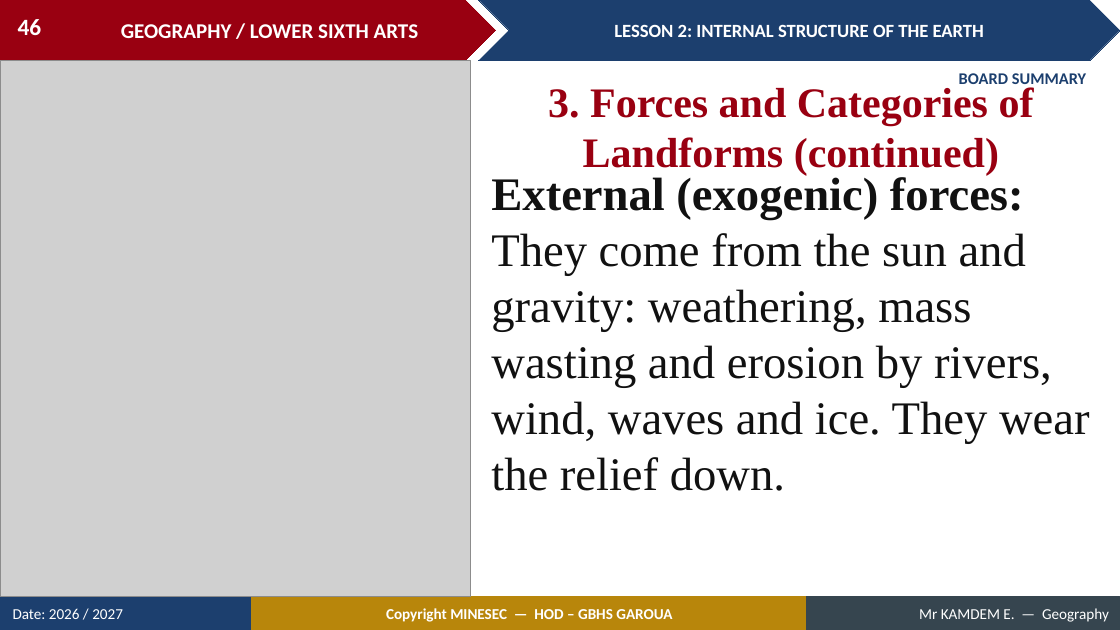
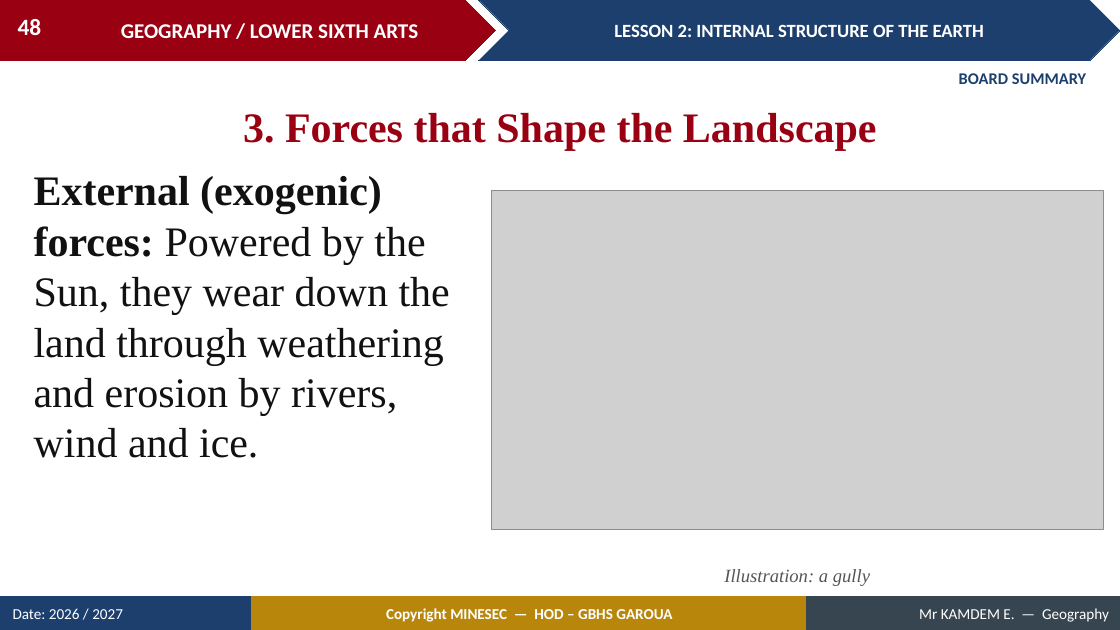
Before and after one commit to Berthautk/linea-github, a slide deck: slide 48 of lecons/LSA/Geomorphology/02_LSA_GEOMO_L02_Internal_Structure_of_the_Earth.pptx (slide 46 before the commit). Drawn at 1120x630 pixels with LibreOffice and Linux fonts; fonts in the diff are those of the drawing; grey boxes stand for pictures. Boxes give left, top, right and bottom in pixels: in the first picture for what was removed or moved away, otherwise in the second. Text is boxed around its words. In the diff, an @@ line names an element or a change of style, - is before the commit and + after.

```diff
--- a/lecons/LSA/Geomorphology/02_LSA_GEOMO_L02_Internal_Structure_of_the_Earth.pptx
+++ b/lecons/LSA/Geomorphology/02_LSA_GEOMO_L02_Internal_Structure_of_the_Earth.pptx
@@ page number at [18, 19, 42, 35]: text changed @@
-46
+48
@@ picture removed at [0, 60, 471, 597] @@
@@ text added at [243, 113, 877, 150], 36 pt, text #990011, bold @@
+3. Forces that Shape the Landscape
@@ text at [34, 176, 450, 458]: text changed; text colour #990011 to #111111; bold off @@
-3. Forces and Categories of Landforms (continued)
+External (exogenic) forces: Powered by the Sun, they wear down the land through weathering and erosion by rivers, wind and ice.
@@ text "External (exogenic) forces: Powered by ..." at [34, 176, 450, 458]: vertical alignment middle to top @@
@@ text removed at [491, 174, 1090, 491] @@
-External (exogenic) forces: They come from the sun and gravity: weathering, mass wasting and erosion by rivers, wind, waves and ice. They wear the relief down.
@@ picture added at [492, 191, 1103, 530] @@
@@ text added at [724, 569, 870, 586], 16 pt, text #555555, italic @@
+Illustration: a gully
```
Also in this commit, not shown: 45 other slides changed, 13 slides added, 9 slides removed, 52 other files.
